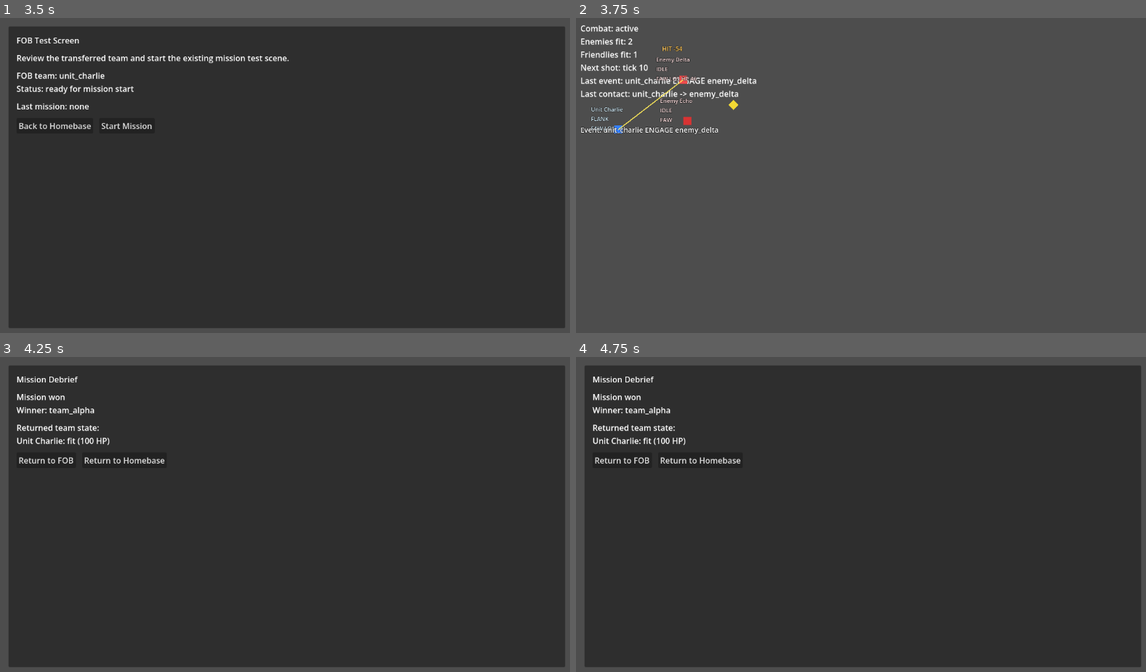
Above: before the commit, frames 1-4 (two rows, left to right).
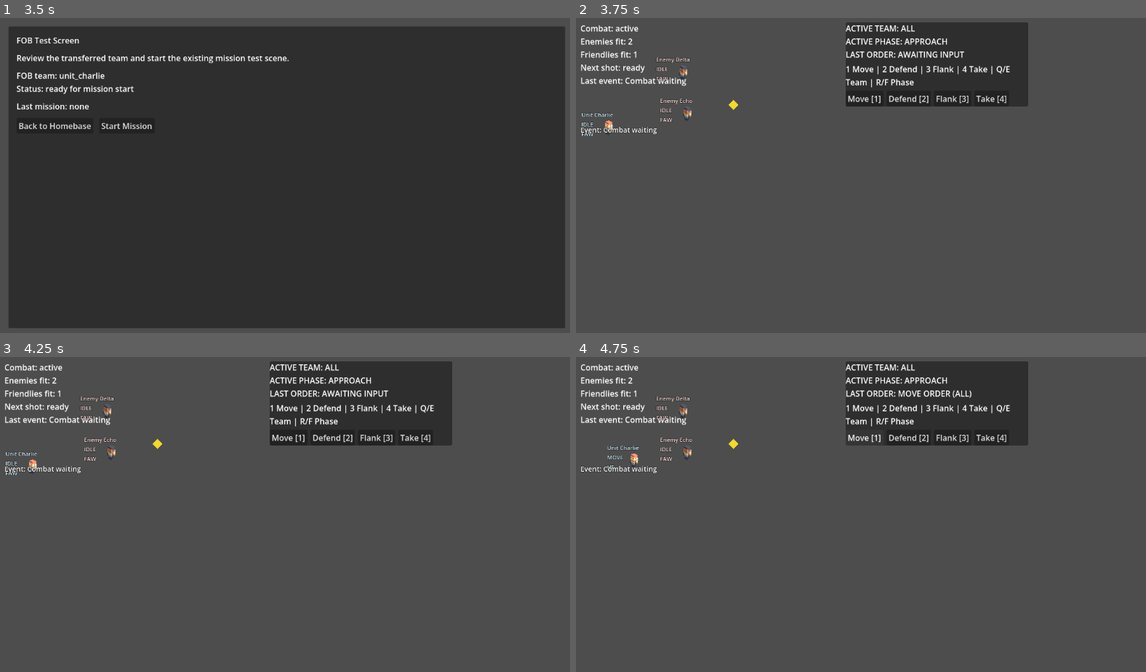
Above: after the commit, the same moments.

Repository: 0klabauta0-jpg/Sternenbuergerchen
Game: Godot game, scene res://scenes/meta/meta_layer_test.tscn
Two runs of this game, one before a commit and one after it. Both use one fixed random seed, a clock stepped at 60 frames per second and the inputs below.
Inputs (mouse positions are in pixels of both pictures, inside the frame that each line leads up to):
- Up to frame 1 (3.5 s): click "Unit Alpha (unit_alpha / team…" at 0.5 s; click "Unit Bravo (unit_bravo / team…" at 1.25 s; click "Unit Charlie (unit_charlie / …" at 2 s; click "Transfer Team to FOB" at 2.75 s
- Up to frame 2 (3.75 s): click "Start Mission" at 3.5 s
- Up to frame 3 (4.25 s): no input
- Up to frame 4 (4.75 s): click (866, 438) at 4.25 s, where only the run after the commit has a clickable "Move [1]"

Frame 1 is identical in both runs. In frame 2, 9.4% of the frame differs, in the area x 0-80%, y 1-38%; in frame 3, 86%, in the area x 0-100%, y 1-99%; in frame 4, 86%.

Commit message:
Fix tactical input and add minimal command UI

Diff:
--- a/scenes/tests/mission_reactivity_test.tscn
+++ b/scenes/tests/mission_reactivity_test.tscn
@@ -10,6 +10,9 @@
 [ext_resource type="Script" path="res://scripts/tests/mission_test_setup.gd" id="8_setup"]
 [ext_resource type="Script" path="res://scripts/tests/mission_command_flow_driver.gd" id="9_flow"]
 [ext_resource type="Script" path="res://scripts/tests/mission_combat_loop_driver.gd" id="10_combat"]
+[ext_resource type="Script" path="res://scripts/tests/mission_tactical_sandbox_controller.gd" id="11_input"]
+[ext_resource type="Texture2D" path="res://Assets/kenney_space-kit/Isometric/astronautA_SW.png" id="12_astronaut_a"]
+[ext_resource type="Texture2D" path="res://Assets/kenney_space-kit/Isometric/astronautB_SW.png" id="13_astronaut_b"]
 
 [node name="MissionReactivityTest" type="Node2D"]
 
@@ -53,9 +56,10 @@
 display_name = "Unit Alpha"
 team_id = "team_alpha"
 
-[node name="Visual" type="Polygon2D" parent="UnitAlpha"]
-color = Color(0.2, 0.8, 1, 1)
-polygon = PackedVector2Array(-8, -8, 8, -8, 8, 8, -8, 8)
+[node name="Visual" type="Sprite2D" parent="UnitAlpha"]
+position = Vector2(0, -26)
+scale = Vector2(0.4, 0.4)
+texture = ExtResource("12_astronaut_a")
 
 [node name="UnitBravo" type="Node2D" parent="."]
 script = ExtResource("7_unit")
@@ -64,9 +68,10 @@
 display_name = "Unit Bravo"
 team_id = "team_alpha"
 
-[node name="Visual" type="Polygon2D" parent="UnitBravo"]
-color = Color(0.2, 0.65, 1, 1)
-polygon = PackedVector2Array(-8, -8, 8, -8, 8, 8, -8, 8)
+[node name="Visual" type="Sprite2D" parent="UnitBravo"]
+position = Vector2(0, -26)
+scale = Vector2(0.4, 0.4)
+texture = ExtResource("12_astronaut_a")
 
 [node name="UnitCharlie" type="Node2D" parent="."]
 script = ExtResource("7_unit")
@@ -75,9 +80,10 @@
 display_name = "Unit Charlie"
 team_id = "team_alpha"
 
-[node name="Visual" type="Polygon2D" parent="UnitCharlie"]
-color = Color(0.2, 0.5, 1, 1)
-polygon = PackedVector2Array(-8, -8, 8, -8, 8, 8, -8, 8)
+[node name="Visual" type="Sprite2D" parent="UnitCharlie"]
+position = Vector2(0, -26)
+scale = Vector2(0.4, 0.4)
+texture = ExtResource("12_astronaut_a")
 
 [node name="EnemyDelta" type="Node2D" parent="."]
 script = ExtResource("7_unit")
@@ -86,9 +92,10 @@
 display_name = "Enemy Delta"
 team_id = "team_bravo"
 
-[node name="Visual" type="Polygon2D" parent="EnemyDelta"]
-color = Color(0.95, 0.3, 0.3, 1)
-polygon = PackedVector2Array(-8, -8, 8, -8, 8, 8, -8, 8)
+[node name="Visual" type="Sprite2D" parent="EnemyDelta"]
+position = Vector2(0, -26)
+scale = Vector2(0.4, 0.4)
+texture = ExtResource("13_astronaut_b")
 
 [node name="EnemyEcho" type="Node2D" parent="."]
 script = ExtResource("7_unit")
@@ -97,9 +104,10 @@
 display_name = "Enemy Echo"
 team_id = "team_bravo"
 
-[node name="Visual" type="Polygon2D" parent="EnemyEcho"]
-color = Color(0.85, 0.2, 0.2, 1)
-polygon = PackedVector2Array(-8, -8, 8, -8, 8, 8, -8, 8)
+[node name="Visual" type="Sprite2D" parent="EnemyEcho"]
+position = Vector2(0, -26)
+scale = Vector2(0.4, 0.4)
+texture = ExtResource("13_astronaut_b")
 
 [node name="MissionSetup" type="Node" parent="."]
 script = ExtResource("8_setup")
@@ -108,17 +116,20 @@
 ftl_registry_path = NodePath("../FTLRegistry")
 unit_paths = Array[NodePath]([NodePath("../UnitAlpha"), NodePath("../UnitBravo"), NodePath("../UnitCharlie"), NodePath("../EnemyDelta"), NodePath("../EnemyEcho")])
 
-[node name="DefendFlowDriver" type="Node" parent="."]
+[node name="AlphaFlowDriver" type="Node" parent="."]
 script = ExtResource("9_flow")
+auto_run_on_ready = false
 commander_command_type = "defend"
+unit_id = "unit_alpha"
 runtime_leader_path = NodePath("../RuntimeLeader")
 event_router_path = NodePath("../EventRouter")
 simulation_root_path = NodePath("../SimulationRoot")
 unit_registry_path = NodePath("../UnitRegistry")
 target_marker_path = NodePath("../TargetMarker")
 
-[node name="MoveFlowDriver" type="Node" parent="."]
+[node name="BravoFlowDriver" type="Node" parent="."]
 script = ExtResource("9_flow")
+auto_run_on_ready = false
 commander_command_type = "move"
 unit_id = "unit_bravo"
 runtime_leader_path = NodePath("../RuntimeLeader")
@@ -127,8 +138,9 @@
 unit_registry_path = NodePath("../UnitRegistry")
 target_marker_path = NodePath("../TargetMarker")
 
-[node name="FlankFlowDriver" type="Node" parent="."]
+[node name="CharlieFlowDriver" type="Node" parent="."]
 script = ExtResource("9_flow")
+auto_run_on_ready = false
 commander_command_type = "flank"
 unit_id = "unit_charlie"
 runtime_leader_path = NodePath("../RuntimeLeader")
@@ -144,3 +156,57 @@
 status_label_path = NodePath("../StatusLabel")
 friendly_unit_paths = Array[NodePath]([NodePath("../UnitAlpha"), NodePath("../UnitBravo"), NodePath("../UnitCharlie")])
 enemy_unit_paths = Array[NodePath]([NodePath("../EnemyDelta"), NodePath("../EnemyEcho")])
+
+[node name="TacticalUI" type="CanvasLayer" parent="."]
+layer = 10
+
+[node name="Panel" type="PanelContainer" parent="TacticalUI"]
+offset_left = 542.0
+offset_top = 16.0
+offset_right = 904.0
+offset_bottom = 164.0
+
+[node name="VBox" type="VBoxContainer" parent="TacticalUI/Panel"]
+offset_left = 8.0
+offset_top = 8.0
+offset_right = 354.0
+offset_bottom = 140.0
+theme_override_constants/separation = 6
+
+[node name="CommandFeedbackLabel" type="Label" parent="TacticalUI/Panel/VBox"]
+text = "ACTIVE TEAM: ALL\nACTIVE PHASE: APPROACH\nLAST ORDER: AWAITING INPUT"
+
+[node name="HotkeyLegendLabel" type="Label" parent="TacticalUI/Panel/VBox"]
+text = "1 Move | 2 Defend | 3 Flank | 4 Take | Q/E Team | R/F Phase"
+autowrap_mode = 3
+
+[node name="ButtonRow" type="HBoxContainer" parent="TacticalUI/Panel/VBox"]
+theme_override_constants/separation = 6
+
+[node name="MoveButton" type="Button" parent="TacticalUI/Panel/VBox/ButtonRow"]
+focus_mode = 0
+text = "Move [1]"
+
+[node name="DefendButton" type="Button" parent="TacticalUI/Panel/VBox/ButtonRow"]
+focus_mode = 0
+text = "Defend [2]"
+
+[node name="FlankButton" type="Button" parent="TacticalUI/Panel/VBox/ButtonRow"]
+focus_mode = 0
+text = "Flank [3]"
+
+[node name="TakeButton" type="Button" parent="TacticalUI/Panel/VBox/ButtonRow"]
+focus_mode = 0
+text = "Take [4]"
+
+[node name="TacticalController" type="Node" parent="."]
+script = ExtResource("11_input")
+alpha_flow_driver_path = NodePath("../AlphaFlowDriver")
+bravo_flow_driver_path = NodePath("../BravoFlowDriver")
+charlie_flow_driver_path = NodePath("../CharlieFlowDriver")
+command_feedback_label_path = NodePath("../TacticalUI/Panel/VBox/CommandFeedbackLabel")
+hotkey_legend_label_path = NodePath("../TacticalUI/Panel/VBox/HotkeyLegendLabel")
+move_button_path = NodePath("../TacticalUI/Panel/VBox/ButtonRow/MoveButton")
+defend_button_path = NodePath("../TacticalUI/Panel/VBox/ButtonRow/DefendButton")
+flank_button_path = NodePath("../TacticalUI/Panel/VBox/ButtonRow/FlankButton")
+take_button_path = NodePath("../TacticalUI/Panel/VBox/ButtonRow/TakeButton")
--- a/scripts/tests/mission_command_flow_driver.gd
+++ b/scripts/tests/mission_command_flow_driver.gd
@@ -7,6 +7,7 @@
 @export var commander_command_type: String = "take"
 @export var team_id: String = "team_alpha"
 @export var unit_id: String = "unit_alpha"
+@export var phase: int = -1
 @export var runtime_leader_path: NodePath
 @export var event_router_path: NodePath
 @export var simulation_root_path: NodePath
@@ -15,7 +16,7 @@
 
 var last_translated_task: RefCounted = null
 var last_enqueued_command: Dictionary = {}
-var _has_run_flow: bool = false
+var last_issued_order: Dictionary = {}
 
 
 func _ready() -> void:
@@ -35,28 +36,31 @@
 		run_flow()
 
 
-func run_flow() -> void:
-	if _has_run_flow:
-		return
+func run_flow() -> bool:
+	return issue_command()
 
+
+func issue_command(command_type_override: String = "", phase_override: int = -1) -> bool:
 	var runtime_leader = get_node_or_null(runtime_leader_path)
 	var target_marker = get_node_or_null(target_marker_path)
 	if runtime_leader == null or not (target_marker is Node2D):
 		push_warning("MissionCommandFlowDriver requires a RuntimeLeader and a Node2D target marker.")
-		return
+		return false
 
 	var command = COMMANDER_COMMAND_SCRIPT.new()
-	command.command_type = commander_command_type
+	command.command_type = commander_command_type if command_type_override.is_empty() else command_type_override
 	command.priority = 10
 	command.unit_id = unit_id
 	command.team_id = team_id
 	command.target_position = target_marker.position
+	command.phase = phase if phase_override < 0 else phase_override
 	if not bool(command.call("is_valid")):
 		push_warning("MissionCommandFlowDriver could not build a valid CommanderCommand.")
-		return
+		return false
 
-	_has_run_flow = true
-	runtime_leader.call("command", command.call("to_dict"))
+	last_issued_order = command.call("to_dict")
+	runtime_leader.call("command", last_issued_order)
+	return true
 
 
 func _on_runtime_leader_command_issued(order: Dictionary) -> void:
--- /dev/null
+++ b/scripts/tests/mission_tactical_sandbox_controller.gd
@@ -0,0 +1,153 @@
+extends Node
+
+const FIRETEAM_NAMES: PackedStringArray = ["ALL", "BLUE", "GOLD"]
+const PHASE_NAMES: PackedStringArray = ["APPROACH", "ASSAULT", "HOLD"]
+const HOTKEY_LEGEND: String = "1 Move | 2 Defend | 3 Flank | 4 Take | Q/E Team | R/F Phase"
+
+@export var alpha_flow_driver_path: NodePath
+@export var bravo_flow_driver_path: NodePath
+@export var charlie_flow_driver_path: NodePath
+@export var command_feedback_label_path: NodePath
+@export var hotkey_legend_label_path: NodePath
+@export var move_button_path: NodePath
+@export var defend_button_path: NodePath
+@export var flank_button_path: NodePath
+@export var take_button_path: NodePath
+
+var _current_fireteam_index: int = 0
+var _current_phase_index: int = 0
+var _last_command_text: String = "AWAITING INPUT"
+
+
+func _ready() -> void:
+	set_process_unhandled_input(true)
+	_connect_button(move_button_path, Callable(self, "issue_move"))
+	_connect_button(defend_button_path, Callable(self, "issue_defend"))
+	_connect_button(flank_button_path, Callable(self, "issue_flank"))
+	_connect_button(take_button_path, Callable(self, "issue_take"))
+	_update_ui()
+
+
+func _unhandled_input(event: InputEvent) -> void:
+	if not (event is InputEventKey):
+		return
+
+	var key_event := event as InputEventKey
+	if not key_event.pressed or key_event.echo:
+		return
+
+	match key_event.physical_keycode:
+		KEY_1:
+			issue_move()
+			get_viewport().set_input_as_handled()
+		KEY_2:
+			issue_defend()
+			get_viewport().set_input_as_handled()
+		KEY_3:
+			issue_flank()
+			get_viewport().set_input_as_handled()
+		KEY_4:
+			issue_take()
+			get_viewport().set_input_as_handled()
+		KEY_Q:
+			_change_fireteam(-1)
+			get_viewport().set_input_as_handled()
+		KEY_E:
+			_change_fireteam(1)
+			get_viewport().set_input_as_handled()
+		KEY_R:
+			_change_phase(-1)
+			get_viewport().set_input_as_handled()
+		KEY_F:
+			_change_phase(1)
+			get_viewport().set_input_as_handled()
+
+
+func issue_move() -> bool:
+	return _issue_command("move", "MOVE ORDER")
+
+
+func issue_defend() -> bool:
+	return _issue_command("defend", "HOLD / DEFEND")
+
+
+func issue_flank() -> bool:
+	return _issue_command("flank", "FLANK")
+
+
+func issue_take() -> bool:
+	return _issue_command("take", "TAKE / ENGAGE")
+
+
+func _issue_command(command_type: String, display_text: String) -> bool:
+	var issued_count: int = 0
+	for driver in _get_active_flow_drivers():
+		if driver == null or not driver.has_method("issue_command"):
+			continue
+
+		if bool(driver.call("issue_command", command_type, _current_phase_index)):
+			issued_count += 1
+
+	if issued_count == 0:
+		_last_command_text = "%s FAILED" % display_text
+		_update_ui()
+		return false
+
+	_last_command_text = "%s (%s)" % [display_text, _get_fireteam_name()]
+	_update_ui()
+	return true
+
+
+func _change_fireteam(delta: int) -> void:
+	_current_fireteam_index = wrapi(_current_fireteam_index + delta, 0, FIRETEAM_NAMES.size())
+	_update_ui()
+
+
+func _change_phase(delta: int) -> void:
+	_current_phase_index = wrapi(_current_phase_index + delta, 0, PHASE_NAMES.size())
+	_update_ui()
+
+
+func _get_active_flow_drivers() -> Array:
+	var alpha_driver = get_node_or_null(alpha_flow_driver_path)
+	var bravo_driver = get_node_or_null(bravo_flow_driver_path)
+	var charlie_driver = get_node_or_null(charlie_flow_driver_path)
+
+	match _get_fireteam_name():
+		"BLUE":
+			return [alpha_driver, bravo_driver]
+		"GOLD":
+			return [charlie_driver]
+		_:
+			return [alpha_driver, bravo_driver, charlie_driver]
+
+
+func _get_fireteam_name() -> String:
+	return FIRETEAM_NAMES[_current_fireteam_index]
+
+
+func _get_phase_name() -> String:
+	return PHASE_NAMES[_current_phase_index]
+
+
+func _update_ui() -> void:
+	var command_feedback_label := get_node_or_null(command_feedback_label_path) as Label
+	if command_feedback_label != null:
+		command_feedback_label.text = "ACTIVE TEAM: %s\nACTIVE PHASE: %s\nLAST ORDER: %s" % [
+			_get_fireteam_name(),
+			_get_phase_name(),
+			_last_command_text,
+		]
+
+	var hotkey_legend_label := get_node_or_null(hotkey_legend_label_path) as Label
+	if hotkey_legend_label != null:
+		hotkey_legend_label.text = HOTKEY_LEGEND
+
+
+func _connect_button(button_path: NodePath, callback: Callable) -> void:
+	var button := get_node_or_null(button_path) as BaseButton
+	if button == null:
+		return
+
+	if not button.pressed.is_connected(callback):
+		button.pressed.connect(callback)
Binary file added: Assets/kenney_space-kit/Isometric/astronautA_SW.png
Not shown, added: Assets/kenney_space-kit/Isometric/astronautA_SW.png.import
Binary file added: Assets/kenney_space-kit/Isometric/astronautB_SW.png
Not shown, added: Assets/kenney_space-kit/Isometric/astronautB_SW.png.import
Not shown: 1 places in scenes/tests/mission_reactivity_test.tscn that only renumber resources
Not shown, changed: docs/IMPLEMENTATION_STATUS.md
